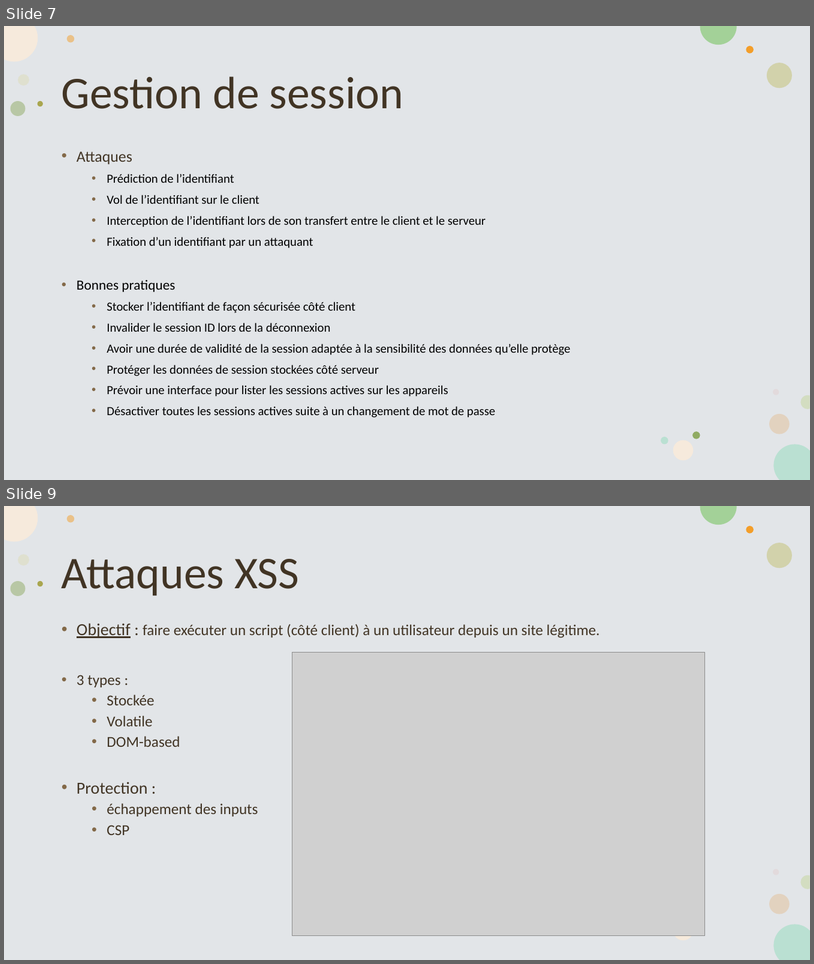
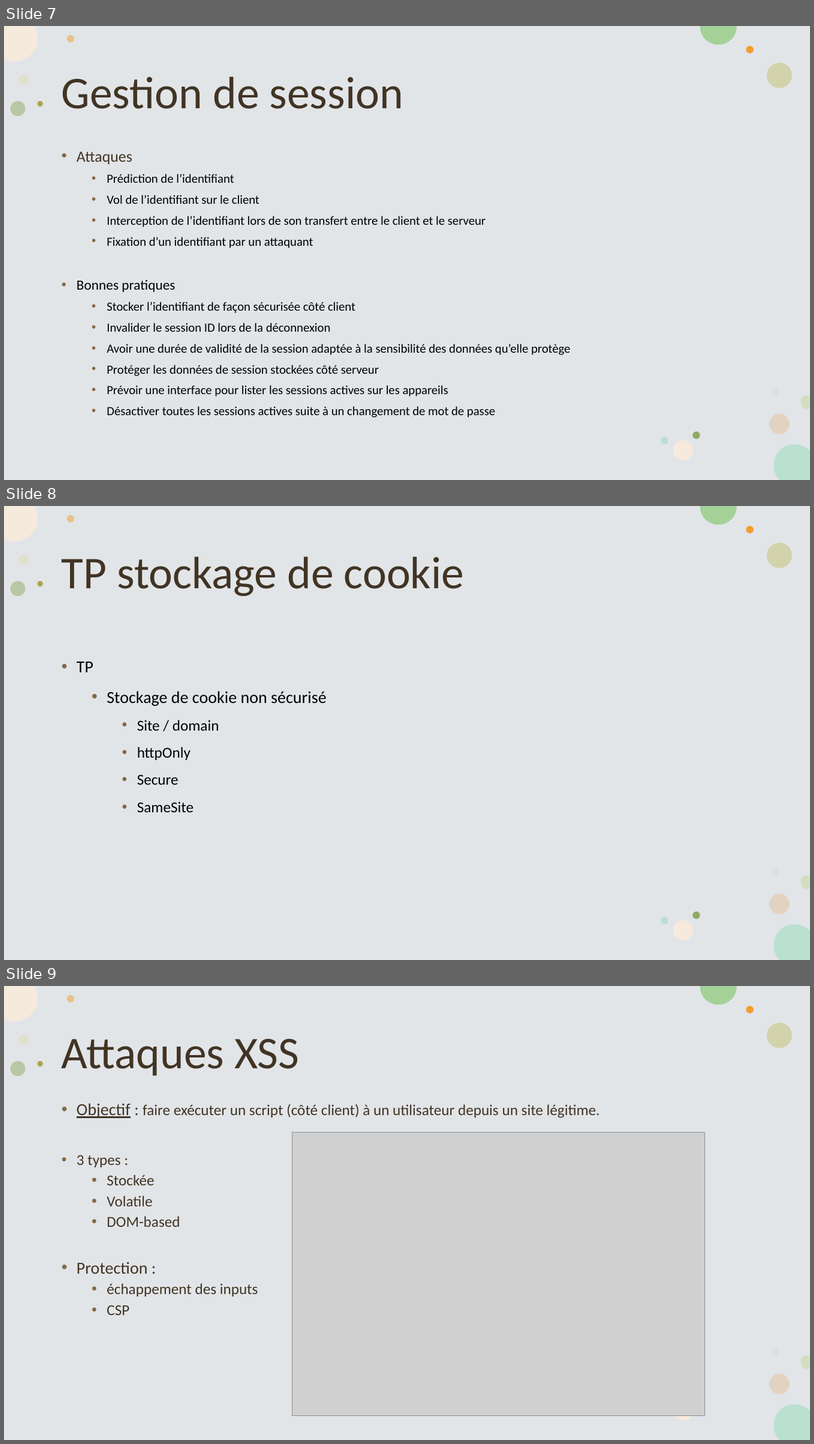
Before and after one commit to vdechef/secdev, a slide deck: Sécurité dans les développements.pptx. Shown one above the other, each under a label of ours: slides 7 and 9 before the commit, slides 7, 8 and 9 after it; the slides between them are not shown. The pictures are 814x964 and 814x1444 pixels, drawn with LibreOffice and Linux fonts; fonts in the diff are those of the drawing; grey boxes stand for pictures. Boxes give left, top, right and bottom in pixels: in the first picture for what was removed or moved away, otherwise in the second. Text is boxed around its words. In the diff, an @@ line names an element or a change of style, - is before the commit and + after.

```diff
--- a/Sécurité dans les développements.pptx
+++ b/Sécurité dans les développements.pptx
@@ slide 8 added at [4, 506, 810, 960], background #FFFFFF; not listed: 16 template elements that a slide beside it also shows @@
@@ title added at [62, 556, 464, 596], 54 pt, text #413424 @@
+TP stockage de cookie
@@ text added at [77, 661, 327, 812], 18 pt, text #000000 @@
+• TP
+  • Stockage de cookie non sécurisé
+    • Site / domain
+    • httpOnly
+    • Secure
+    • SameSite
```
Also in this commit, not shown: 1 slide changed, 3 other slides added.
